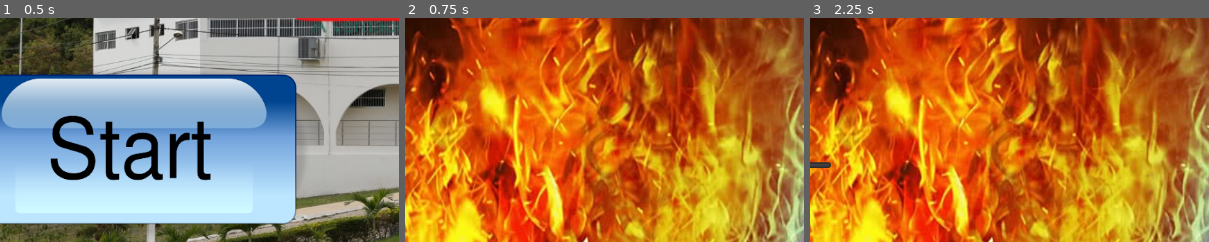
Above: before the commit, frames 1-3 (left to right).
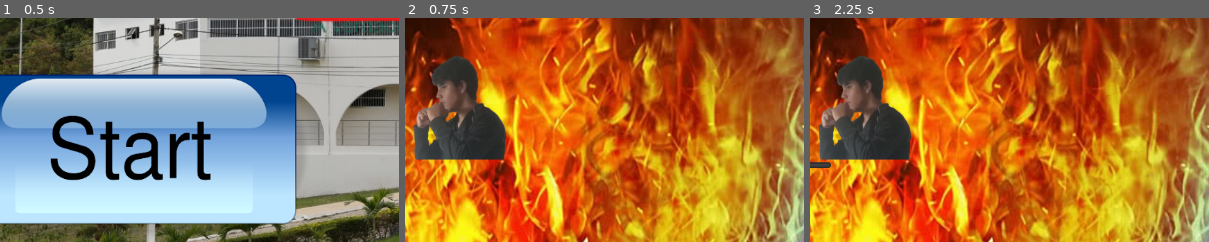
Above: after the commit, the same moments.

Repository: lightpotat0/portal_zacarias_fight
Game: Godot game, scene res://scenes/tela_inicial.tscn
Same seed, same stepped clock (60 frames per second), same inputs: the game is played once before the commit and once after it.
Inputs (mouse positions are % of the whole screen's width and height, from its top left):
- Up to frame 1 (0.5 s): no input
- Up to frame 2 (0.75 s): click (23, 80) at 0.5 s
- Up to frame 3 (2.25 s): click (14, 22) at 1.25 s; click (14, 69) at 2 s
The pictures show only the part of the screen within x 6-56%, y 50-100%; the shares and areas given below are measured in that part.

Frame 1 is identical in both runs. In frame 2, 7.3% of the frame differs, in the area x 2-26%, y 16-64%; in frame 3, 7.3%.
Error after the commit: Invalid assignment of property or key 'visible' with value of type 'bool' on a base object of type 'null instance'. (res://scenes/orange.gd:8)

Commit message:
kill icons

Diff:
--- a/scenes/seleção.tscn
+++ b/scenes/seleção.tscn
@@ -5,10 +5,8 @@
 [ext_resource type="Texture2D" uid="uid://14muqy4xns7k" path="res://sprites/menu/fight.png" id="2_wrq0u"]
 [ext_resource type="Script" uid="uid://o54rekhfjvif" path="res://scripts/black.gd" id="3_t6ucj"]
 [ext_resource type="Texture2D" uid="uid://bgei1mkagt11y" path="res://sprites/menu/pose1-removebg-preview.png" id="4_cd557"]
-[ext_resource type="Texture2D" uid="uid://ce1k8wfpqbfxv" path="res://sprites/menu/stoped-removebg-previ.png" id="4_ew3kx"]
 [ext_resource type="Texture2D" uid="uid://by1puljuh3u3q" path="res://sprites/menu/pose2-removebg-preview.png" id="5_ew3kx"]
-[ext_resource type="Script" uid="uid://byb1rdx4t457m" path="res://scenes/orange.gd" id="5_naccg"]
-[ext_resource type="Texture2D" uid="uid://bdar1kcnj3k6f" path="res://sprites/menu/WhatsApp_Image_2026-05-04_at_17.24.04-removebg-preview.png" id="9_ew3kx"]
+[ext_resource type="Script" path="res://scenes/orange.gd" id="5_naccg"]
 
 [sub_resource type="SpriteFrames" id="SpriteFrames_naccg"]
 animations = [{
@@ -35,20 +33,6 @@
 	get_tree().root.add_child(select_screen)
 	queue_free()
 "
-
-[sub_resource type="SpriteFrames" id="SpriteFrames_gfhmg"]
-animations = [{
-"frames": [{
-"duration": 1.0,
-"texture": ExtResource("4_ew3kx")
-}, {
-"duration": 1.0,
-"texture": ExtResource("9_ew3kx")
-}],
-"loop": true,
-"name": &"default",
-"speed": 5.0
-}]
 
 [node name="seleção de personagem" type="Control" unique_id=1195761187]
 layout_mode = 3
@@ -88,7 +72,7 @@
 offset_top = 361.0
 offset_right = 267.0
 offset_bottom = 533.0
-icon = ExtResource("4_ew3kx")
+icon = ExtResource("2_8kbco")
 script = ExtResource("5_naccg")
 
 [node name="Black1" type="AnimatedSprite2D" parent="." unique_id=847812926]
@@ -105,10 +89,3 @@
 offset_bottom = 195.0
 icon = ExtResource("2_wrq0u")
 script = SubResource("GDScript_wrq0u")
-
-[node name="Orange1" type="AnimatedSprite2D" parent="." unique_id=1898368917]
-position = Vector2(535, 626)
-scale = Vector2(1.4717894, 1.5240495)
-sprite_frames = SubResource("SpriteFrames_gfhmg")
-frame = 1
-frame_progress = 0.5901359
